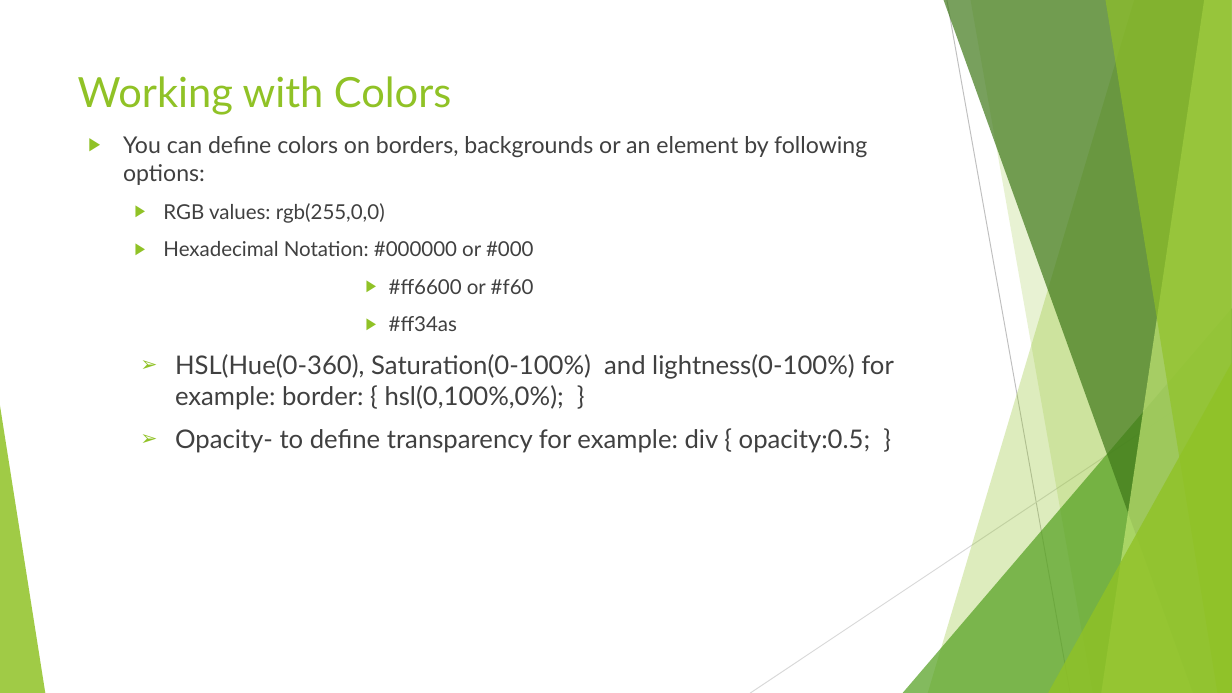
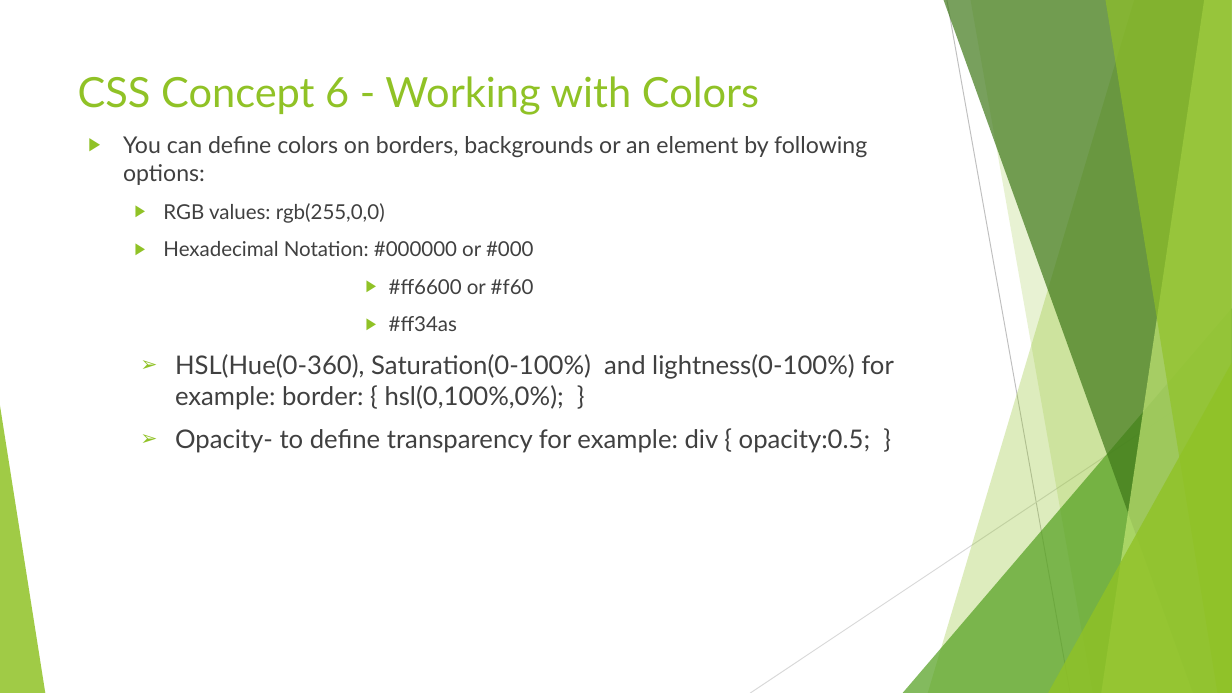
Before and after one commit to anumsh/Introduction-To-CSS, a slide deck: slide 34 of Introduction-to-CSS.pptx. Drawn at 1232x693 pixels with LibreOffice and Linux fonts; fonts in the diff are those of the drawing. Boxes give left, top, right and bottom in pixels: in the first picture for what was removed or moved away, otherwise in the second. Text is boxed around its words. In the diff, an @@ line names an element or a change of style, - is before the commit and + after.

```diff
--- a/Introduction-to-CSS.pptx
+++ b/Introduction-to-CSS.pptx
@@ title at (78, 76, 759, 115): text changed @@
-Working with Colors
+CSS Concept 6 - Working with Colors
```
Also in this commit, not shown: 1 other slide changed, 1 slide added.
